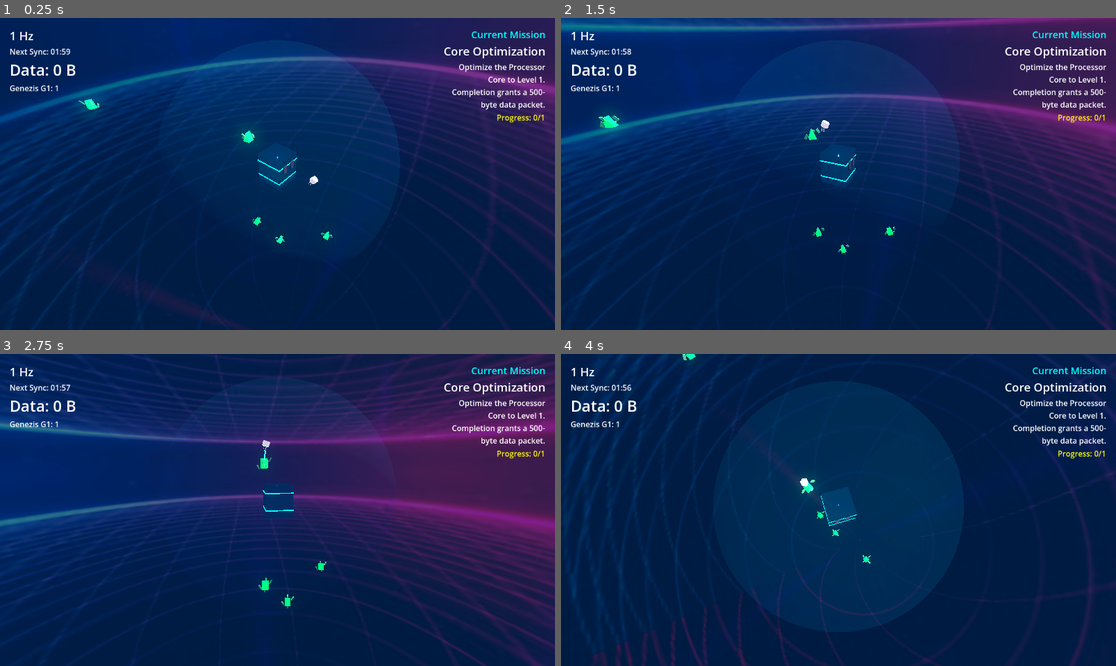
Above: before the commit, frames 1-4 (two rows, left to right).
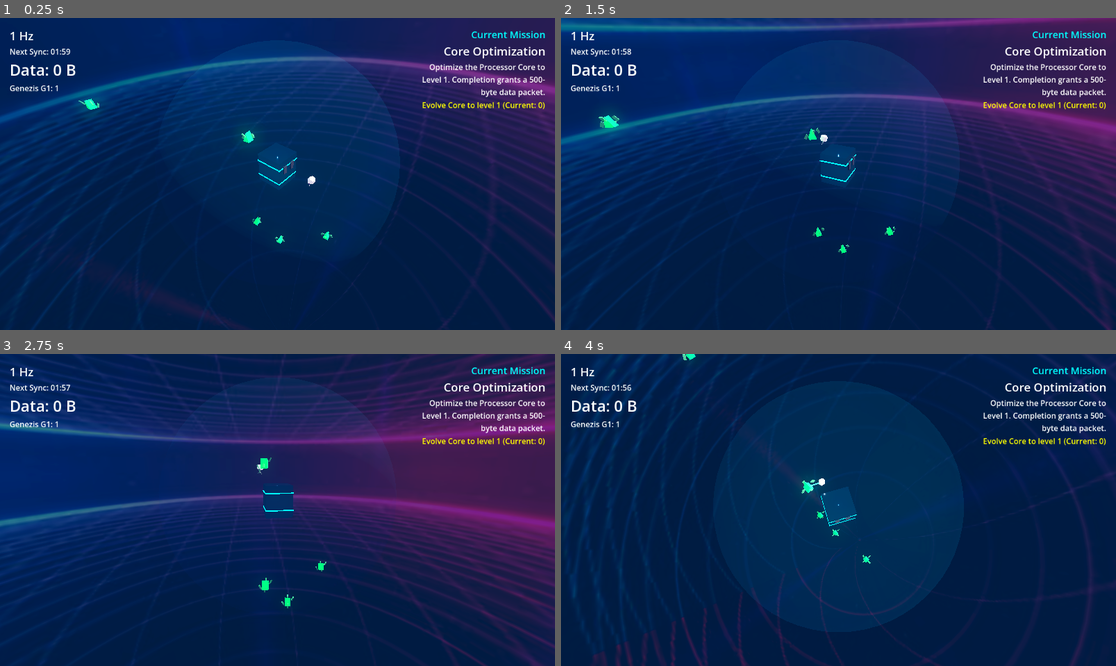
Above: after the commit, the same moments.

Repository: peterlavey/immanent
Game: Godot game, scene res://src/core/world/World.tscn
Same seed, same stepped clock (60 frames per second), same inputs: the game is played once before the commit and once after it. Sound files missing from this copy of the repository are replaced by a short silence.
Inputs (mouse positions are in pixels of both pictures, inside the frame that each line leads up to):
- Up to frame 1 (0.25 s): no input
- Up to frame 2 (1.5 s): tap Enter at 0.5 s; move the mouse to (960, 158) at 0.52 s; click (960, 158) at 0.67 s; drag from (727, 189) to (810, 236) at 1.27 s
- Up to frame 3 (2.75 s): move the mouse to (333, 441) at 2.02 s; click (333, 441) at 2.17 s
- Up to frame 4 (4 s): drag from (810, 572) to (672, 463) at 2.77 s; move the mouse to (1005, 556) at 3.52 s; click (1005, 556) at 3.67 s

The runs differ from the first frame. In frame 1, 1.1% of the frame differs, in the area x 55-99%, y 14-54%; in frame 2, 1.2%; in frame 3, 1.2%; in frame 4, 1.2%, in the area x 43-99%, y 14-46%.

Commit message:
Refine mission system and progression: Add G2 upgrade logic, defensive node checks, and upgraded HUD connections. Ensure upgrades apply to future entities, prevent reward recursion, and adjust mission requirements/documentation.

Diff:
--- a/project.godot
+++ b/project.godot
@@ -15,10 +15,6 @@
 config/features=PackedStringArray("4.6", "Forward Plus")
 config/icon="res://icon.svg"
 
-[audio]
-
-buses/default_bus_layout="res://default_bus_layout.tres"
-
 [autoload]
 
 AudioManager="*res://src/core/audio_manager/AudioManager.gd"
--- a/src/core/core/Core.gd
+++ b/src/core/core/Core.gd
@@ -31,13 +31,17 @@
 	_update_fov_visual()
 
 func _update_fov_visual() -> void:
+	if not is_node_ready():
+		return
 	if is_instance_valid(fov_visual):
 		fov_visual.scale = Vector3(fov_radius * 2, fov_radius * 2, fov_radius * 2)
 
 func _update_visual_for_evolution() -> void:
+	if not is_node_ready():
+		return
 	# Evolve visual by scaling or changing color
 	var scale_factor = 1.0 + (evolution_level * 0.5)
-	$MeshInstance3D.scale = Vector3(scale_factor, scale_factor, scale_factor)
+	$Visuals.scale = Vector3(scale_factor, scale_factor, scale_factor)
 
 	var audio_manager = get_tree().root.get_node_or_null("AudioManager")
 	if audio_manager:
--- a/src/core/mission_manager/MissionManager.gd
+++ b/src/core/mission_manager/MissionManager.gd
@@ -14,13 +14,25 @@
 var current_mission_description = "Optimize the Processor Core to Level 1. Completion grants a 500-byte data packet."
 var current_mission_progress = "Initializing..."
 
+func _enter_tree() -> void:
+	add_to_group("mission_manager")
+
 func _ready() -> void:
-	add_to_group("mission_manager")
+	var core = get_tree().get_first_node_in_group("core")
+	if core:
+		core.data_changed.connect(_on_data_changed)
+		core.evolution_changed.connect(_on_evolution_changed)
+
+	var world_manager = get_tree().get_first_node_in_group("world_manager")
+	if world_manager:
+		world_manager.genezis_g2_spawned.connect(_on_genezis_g2_spawned)
+
 	# Start mission immediately to have initial state ready for HUD
 	_start_mission(MissionID.EVOLVE_CORE)
 
 func _start_mission(mission_id: MissionID) -> void:
 	current_mission_id = mission_id
+	print("Starting Mission: ", mission_id)
 	match mission_id:
 		MissionID.EVOLVE_CORE:
 			current_mission_name = "Core Optimization"
@@ -28,7 +40,7 @@
 			_update_progress_evolution()
 		MissionID.CREATE_G2:
 			current_mission_name = "Security Protocol"
-			current_mission_description = "Fuse 4 G1 units into a G2 Guardian to establish a defense perimeter."
+			current_mission_description = "Fuse G1 units into 2 G2 Guardians to establish a defense perimeter."
 			_update_progress_g2()
 		MissionID.COLLECT_DATA:
 			current_mission_name = "Data Harvest"
@@ -54,11 +66,11 @@
 	if core and core.evolution_level < 2:
 		current_mission_progress = "Evolve Core to level 2 (Current: %d)" % core.evolution_level
 	else:
-		current_mission_progress = "G2 Count: %d / 1" % g2_count
+		current_mission_progress = "G2 Count: %d / 2" % g2_count
 
 	mission_updated.emit(current_mission_name, current_mission_description, current_mission_progress)
 
-	if g2_count >= 1:
+	if g2_count >= 2:
 		_complete_current_mission()
 
 func _update_progress_data(current: int) -> void:
@@ -70,28 +82,32 @@
 		_complete_current_mission()
 
 func _complete_current_mission() -> void:
-	mission_completed.emit(current_mission_name)
-	print("Mission Completed: ", current_mission_name)
+	var completed_mission_id = current_mission_id
+	var completed_mission_name = current_mission_name
 
-	# Grant reward for Mission 1
-	if current_mission_id == MissionID.EVOLVE_CORE:
-		var core = get_tree().get_first_node_in_group("core")
-		if core:
-			core.deposit_data(500)
-			print("Reward of 500 bytes granted for Mission 1.")
-
-	# Transition to next mission
-	match current_mission_id:
+	# Transition to next mission FIRST to prevent recursion
+	match completed_mission_id:
 		MissionID.EVOLVE_CORE:
 			_start_mission(MissionID.CREATE_G2)
 		MissionID.CREATE_G2:
 			_start_mission(MissionID.COLLECT_DATA)
 		MissionID.COLLECT_DATA:
 			# More missions can be added here
+			current_mission_id = -1 # No more missions
 			current_mission_name = "All missions completed"
 			current_mission_description = "Wait for more updates."
 			current_mission_progress = ""
 			mission_updated.emit(current_mission_name, current_mission_description, current_mission_progress)
+
+	mission_completed.emit(completed_mission_name)
+	print("Mission Completed: ", completed_mission_name)
+
+	# Grant reward for Mission 1 AFTER state transition
+	if completed_mission_id == MissionID.EVOLVE_CORE:
+		var core = get_tree().get_first_node_in_group("core")
+		if core:
+			core.deposit_data(500)
+			print("Reward of 500 bytes granted for Mission 1.")
 
 func _on_genezis_g2_spawned(_genezis) -> void:
 	if current_mission_id == MissionID.CREATE_G2:
--- a/src/core/world_manager/WorldManager.gd
+++ b/src/core/world_manager/WorldManager.gd
@@ -176,6 +176,8 @@
 	if not genezis_g1_scene: return
 	var genezis = genezis_g1_scene.instantiate()
 	add_child(genezis)
+	# Apply current upgrades if any
+	_apply_current_upgrades(genezis)
 	# Random initial position in space
 	var angle = randf() * TAU
 	var elevation = randf_range(-PI/4, PI/4)
@@ -189,3 +191,20 @@
 	var audio_manager = get_tree().root.get_node_or_null("AudioManager")
 	if audio_manager:
 		audio_manager.play_sfx("res://assets/audio/sfx/G1.mp3")
+
+func _apply_current_upgrades(genezis: CharacterBody3D) -> void:
+	var hud = get_tree().get_first_node_in_group("hud")
+	if hud and hud.has_node("UpgradeMenu"):
+		var menu = hud.get_node("UpgradeMenu")
+		# Speed
+		var speed_level = menu.upgrade_levels.get("speed", 0)
+		if speed_level > 0:
+			genezis.upgrade_speed(pow(1.2, speed_level))
+		# Extraction
+		var extraction_level = menu.upgrade_levels.get("extraction", 0)
+		if extraction_level > 0:
+			genezis.upgrade_extraction(pow(1.2, extraction_level))
+		# Capacity
+		var capacity_level = menu.upgrade_levels.get("capacity", 0)
+		if capacity_level > 0:
+			genezis.upgrade_capacity(pow(1.2, capacity_level))
--- a/src/ui/hud/HUD.gd
+++ b/src/ui/hud/HUD.gd
@@ -15,6 +15,7 @@
 var selected_genezis: CharacterBody3D = null
 
 func _ready() -> void:
+	add_to_group("hud")
 	# Connect to Core signals
 	var core = get_tree().get_first_node_in_group("core")
 	if core:
@@ -41,6 +42,9 @@
 
 	# Connect to MissionManager
 	var mission_manager = get_tree().get_first_node_in_group("mission_manager")
+	if not mission_manager:
+		mission_manager = get_parent().get_node_or_null("MissionManager")
+
 	if mission_manager:
 		if not mission_manager.mission_updated.is_connected(_on_mission_updated):
 			mission_manager.mission_updated.connect(_on_mission_updated)
@@ -51,13 +55,9 @@
 			mission_manager.current_mission_description,
 			mission_manager.current_mission_progress
 		)
-
-		# Link MissionManager to signals for tracking
-		if core:
-			core.data_changed.connect(mission_manager._on_data_changed)
-			core.evolution_changed.connect(mission_manager._on_evolution_changed)
-		if world_manager:
-			world_manager.genezis_g2_spawned.connect(mission_manager._on_genezis_g2_spawned)
+		print("HUD: Connected to MissionManager")
+	else:
+		printerr("HUD: MissionManager not found in group or at parent level")
 
 	# Initial count
 	_update_genezis_count()
Not shown, changed: docs/tasks.md
